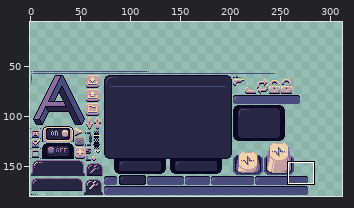
One commit to this pixel-art file: AudioInput/Sprites/Templates.aseprite. Above: a wide view before the commit, with the close-up outlined.
Close-up. Earlier state:
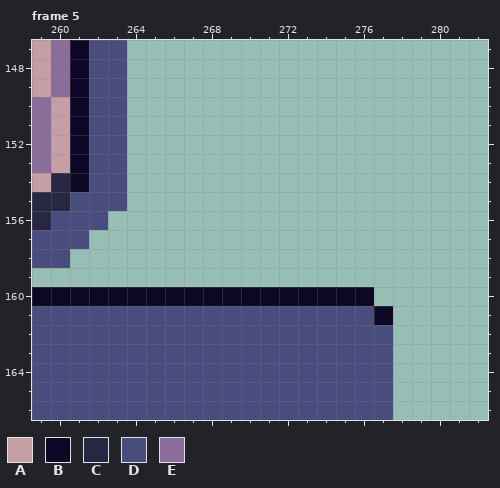
320x180 pixels, 5 frames. Shown: frame 5: x 259..282, y 147..166. The wide view leaves out empty margins. The commit also changed other frames or places, which this record leaves out.
Visible layers, top first: "Texts", "Top", "Back", "Background".
Palette (. is transparent): A #c69fa5  B #0c0724  C #272744  D #494d7e  E #8b6d9c
Pixels before, frame 5, first column x 259:
147 AEBDD..............
148 AEBDD..............
149 AEBDD..............
150 EABDD..............
151 EABDD..............
152 EABDD..............
153 EABDD..............
154 ACBDD..............
155 CCDDD..............
156 CDDD...............
157 DDD................
158 DD.................
159 ...................
160 BBBBBBBBBBBBBBBBBB.
161 DDDDDDDDDDDDDDDDDDB
162 DDDDDDDDDDDDDDDDDDD
163 DDDDDDDDDDDDDDDDDDD
164 DDDDDDDDDDDDDDDDDDD
165 DDDDDDDDDDDDDDDDDDD
166 DDDDDDDDDDDDDDDDDDD
Once edited:
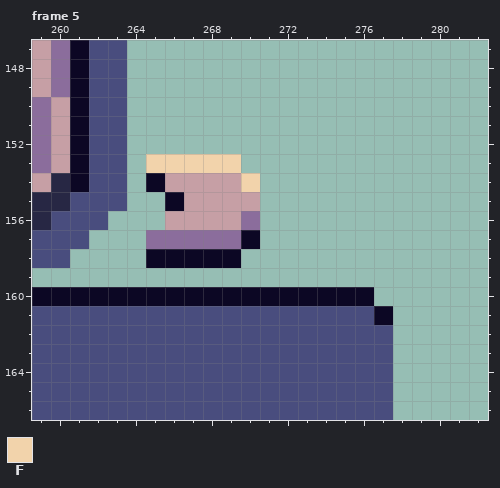
Colours new in this view: F #f2d3ab
Edits made:
Changed rows in their new state; - is an unchanged pixel.
Frame 5, layer "Texts":
first column x 265:
153 FFFFF-
154 BAAAAF
155 -BAAAA
156 -AAAAE
157 EEEEEB
158 BBBBB-
Pixel boxes of the changes (left, top, right, bottom) in both close-ups:
added: (146, 154, 260, 268)
